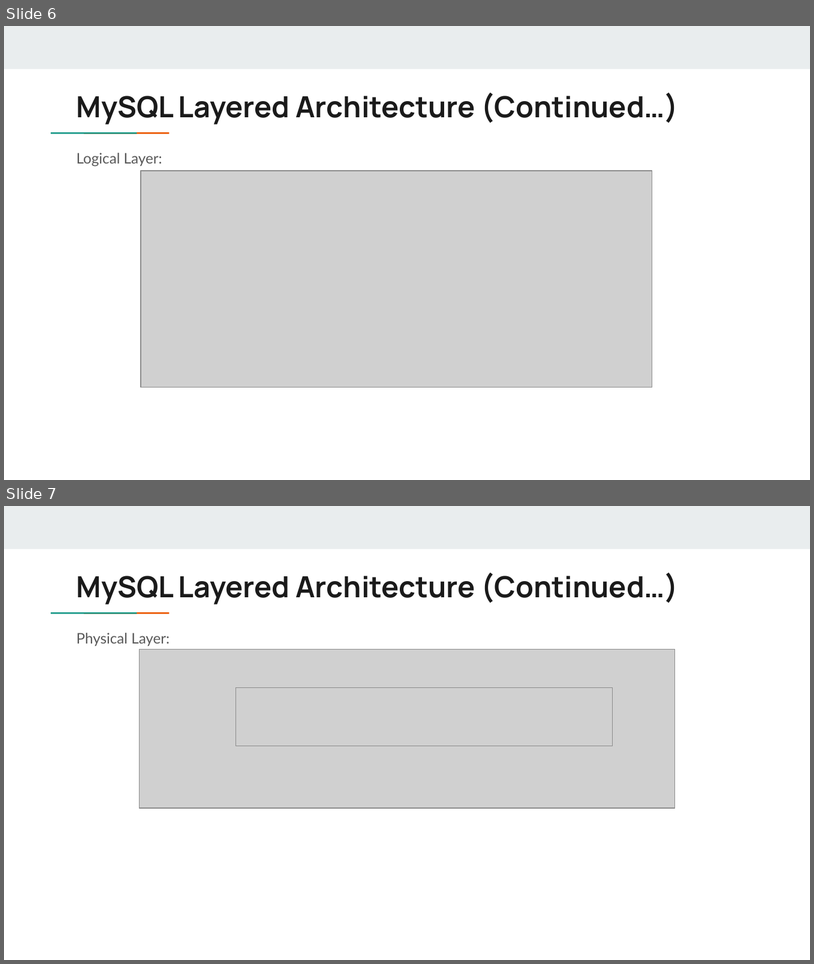
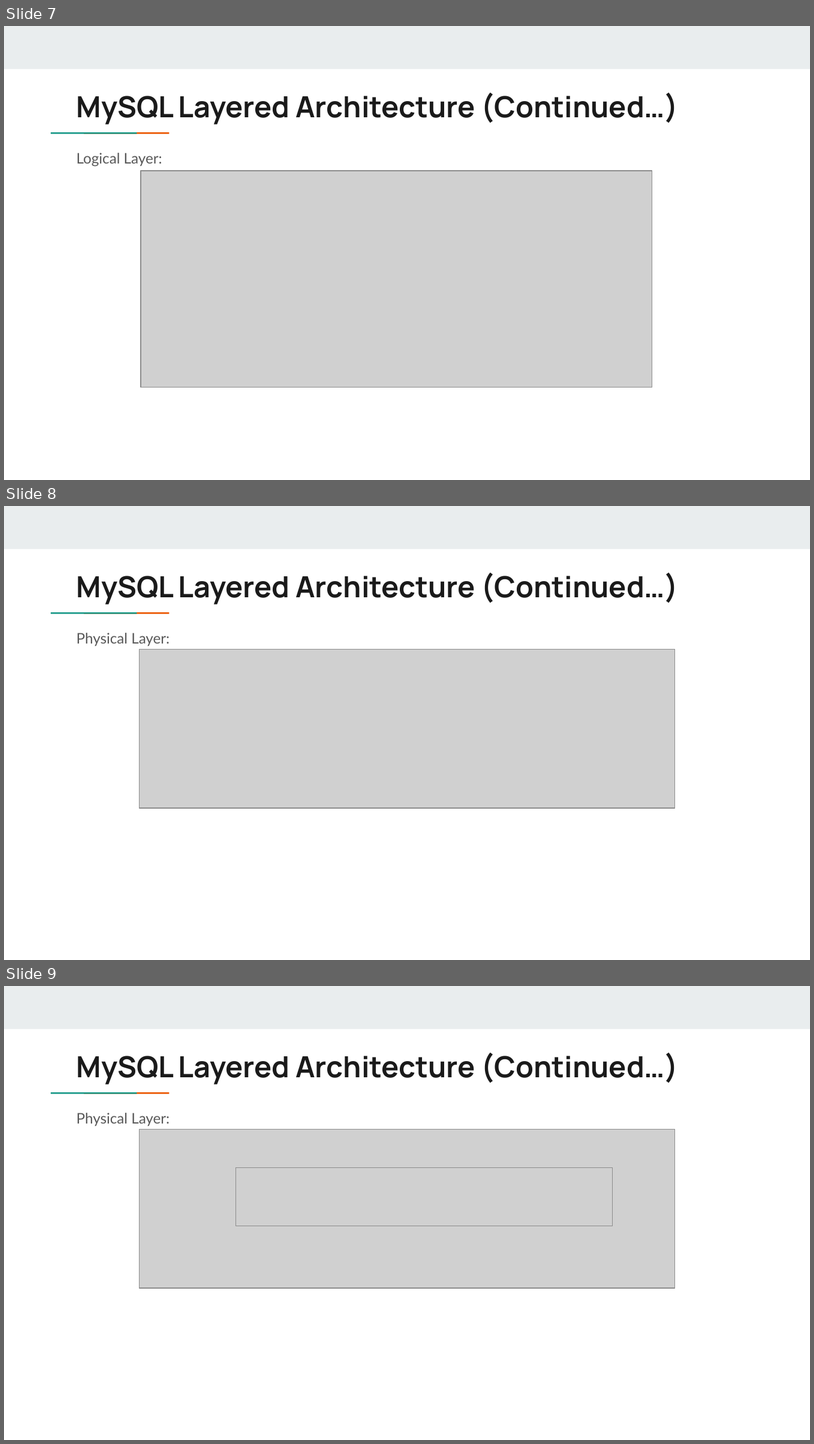
Before and after one commit to papaizaa/EECS4314, a slide deck: Slides/EECS4314 A1 Slides.pptx. Shown one above the other, each under a label of ours: slides 6 and 7 before the commit, slides 7, 8 and 9 after it. The pictures are 814x964 and 814x1444 pixels, drawn with LibreOffice and Linux fonts; fonts in the diff are those of the drawing; grey boxes stand for pictures. Boxes give left, top, right and bottom in pixels: in the first picture for what was removed or moved away, otherwise in the second. Text is boxed around its words. In the diff, an @@ line names an element or a change of style, - is before the commit and + after.

```diff
--- a/Slides/EECS4314 A1 Slides.pptx
+++ b/Slides/EECS4314 A1 Slides.pptx
@@ slide 8 added at bbox=[4, 506, 810, 960], background #FFFFFF; not listed: 3 template elements that a slide beside it also shows @@
@@ title added at bbox=[77, 573, 679, 604], 26 pt, text #1A1A1A, bold @@
+MySQL Layered Architecture (Continued…)
@@ text added at bbox=[77, 633, 170, 646], 13 pt, text #595959 @@
+Physical Layer:
@@ picture added at bbox=[140, 649, 675, 808] @@
@@ what was slide 6 is now slide 7 @@
@@ what was slide 7 is now slide 9 @@
```
Also in this commit, not shown: 5 slides changed, 1 other slide added, 1 slide removed, 1 other file.
